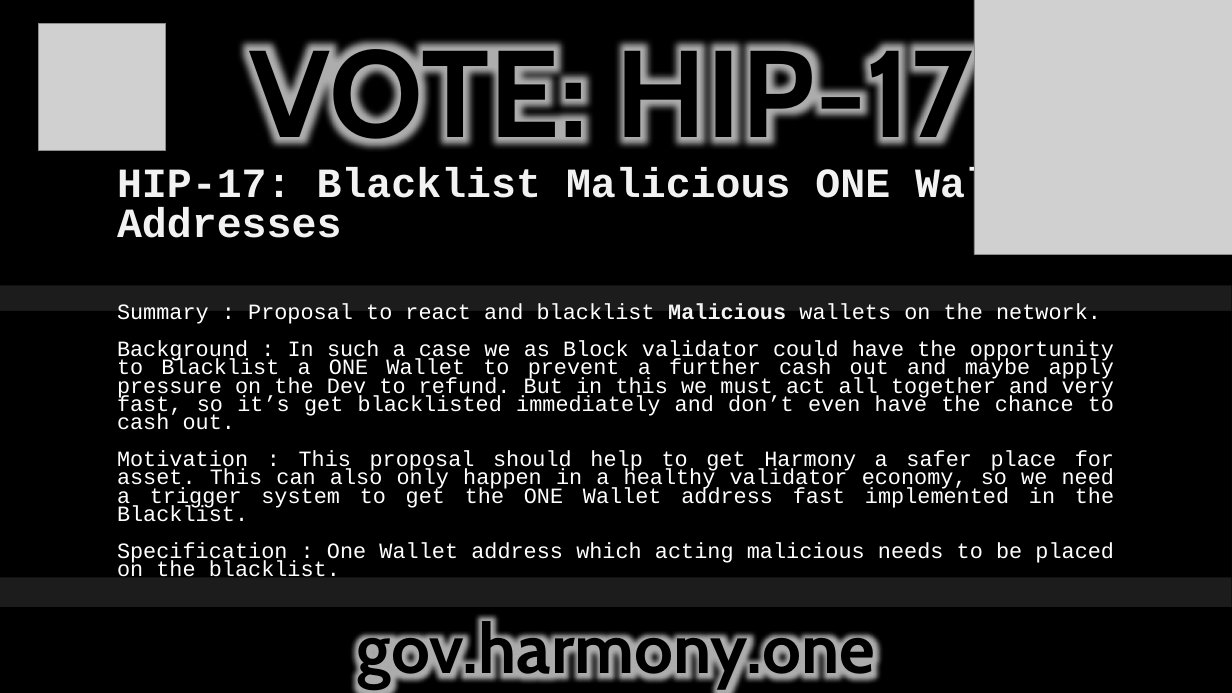
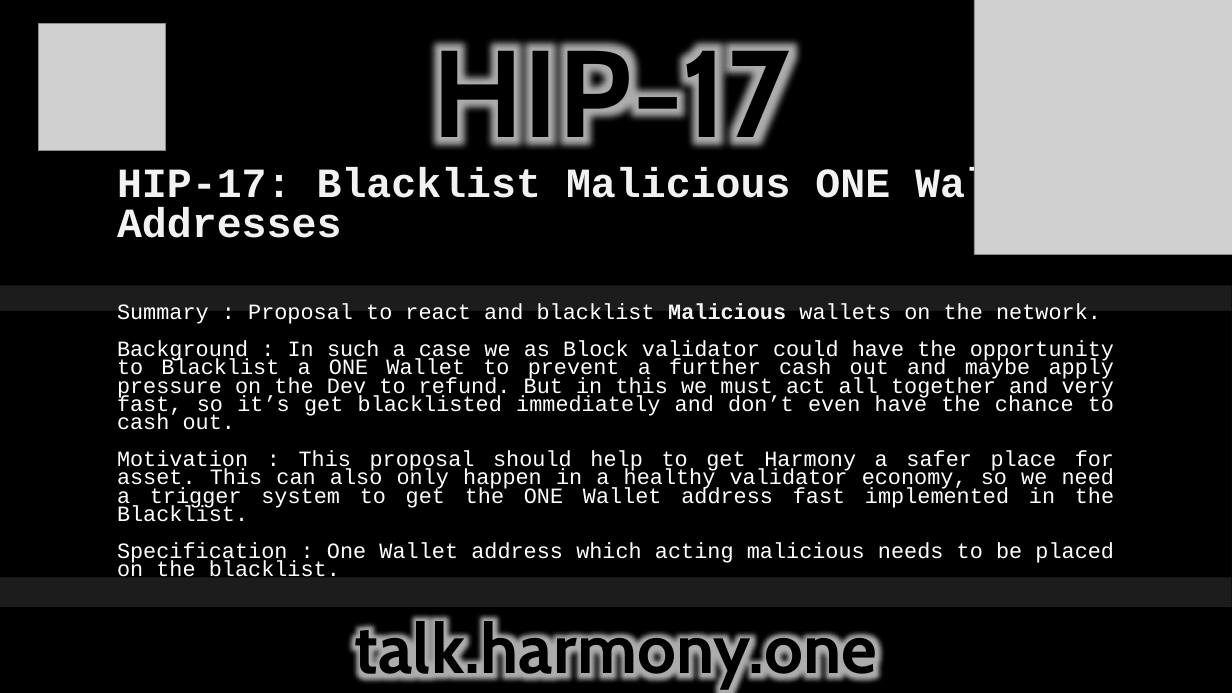
Before and after one commit to harmony-one-vdao/dao_twitter, a slide deck: slide 1 of tweet_data/media/HIP/HIP17.pptx. Drawn at 1232x693 pixels with LibreOffice and Linux fonts; fonts in the diff are those of the drawing; grey boxes stand for pictures; background and template pictures are left out. Boxes give left, top, right and bottom in pixels: in the first picture for what was removed or moved away, otherwise in the second. Text is boxed around its words. In the diff, an @@ line names an element or a change of style, - is before the commit and + after.

```diff
--- a/tweet_data/media/HIP/HIP17.pptx
+++ b/tweet_data/media/HIP/HIP17.pptx
@@ text at (433,41,791,147): text changed @@
-VOTE: HIP-17
+HIP-17
@@ text at (355,616,878,689): text changed @@
-gov.harmony.one
+talk.harmony.one
```
Also in this commit, not shown: 7 other files.
